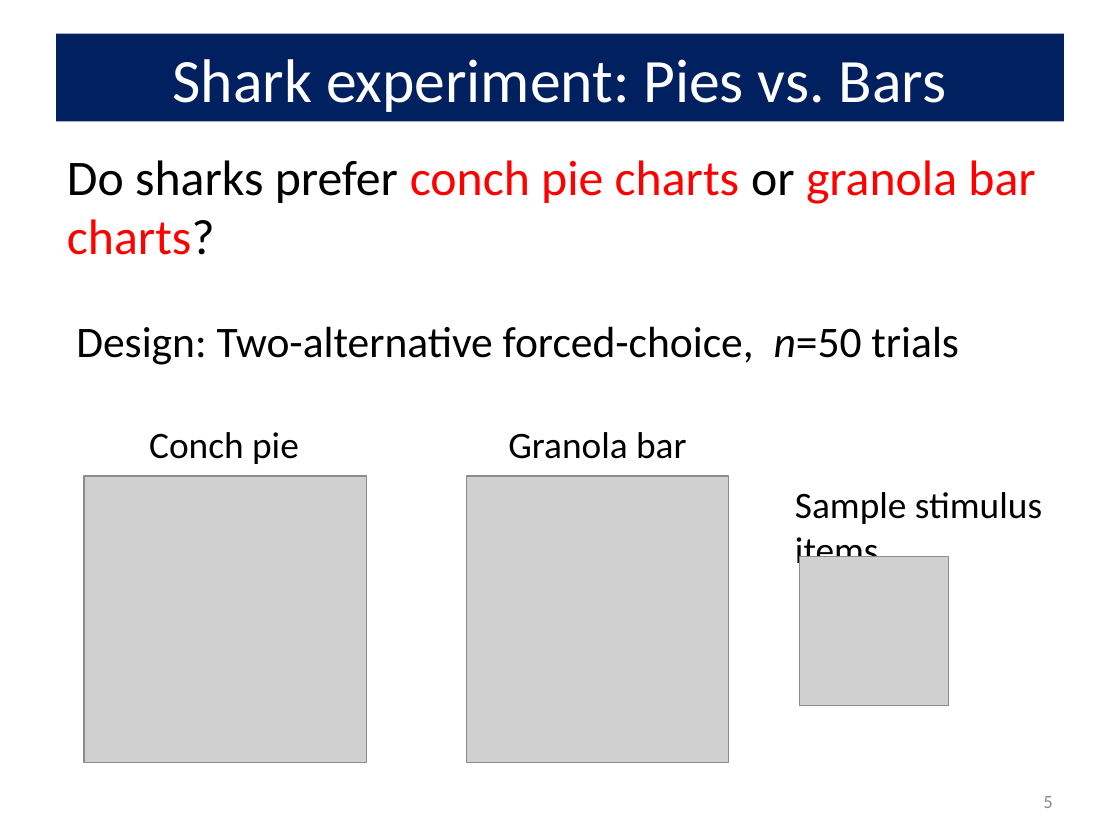
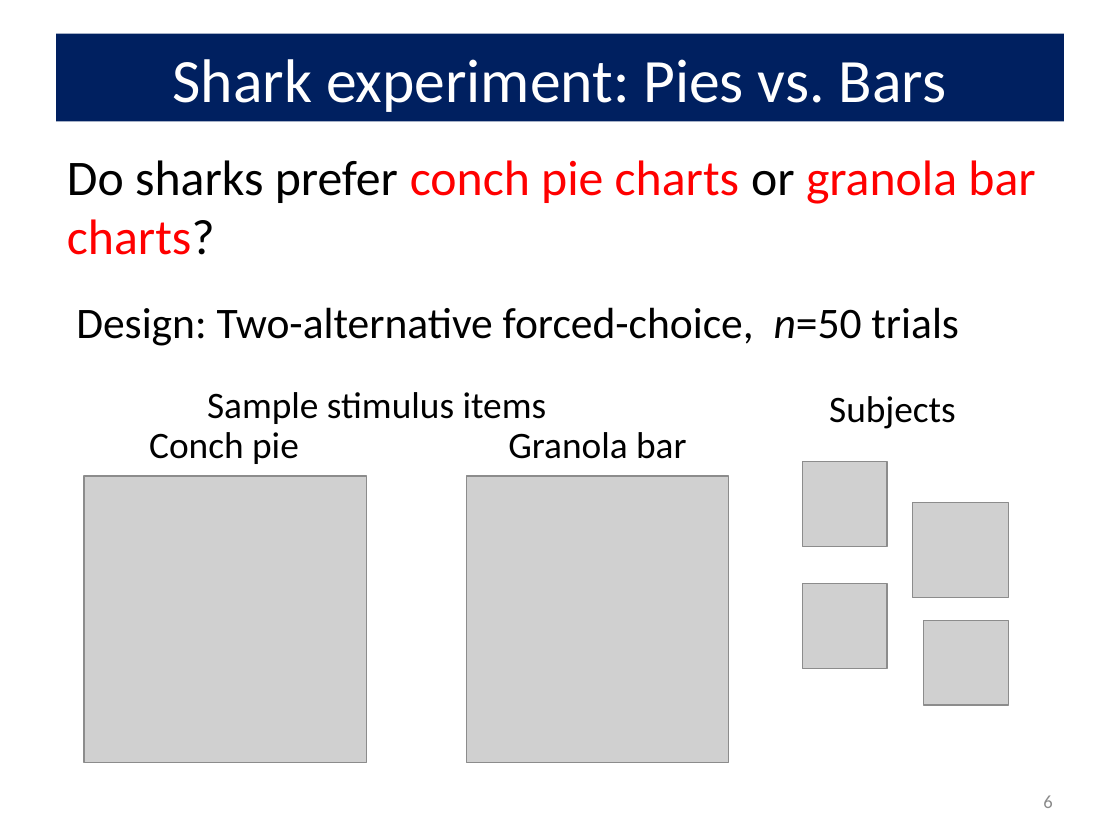
Before and after one commit to friendly/psy6136, a slide deck: slide 6 of lectures/DeepQuestions.pptx (slide 5 before the commit). Drawn at 1120x840 pixels with LibreOffice and Linux fonts; fonts in the diff are those of the drawing; grey boxes stand for pictures. Boxes give left, top, right and bottom in pixels: in the first picture for what was removed or moved away, otherwise in the second. Text is boxed around its words. In the diff, an @@ line names an element or a change of style, - is before the commit and + after.

```diff
--- a/lectures/DeepQuestions.pptx
+++ b/lectures/DeepQuestions.pptx
@@ text "Design: Two-alternative forced-choice, n=50 trials": place and size @@
-text "Design: Two-alternative forced-choice, n=50 trials" at [76,326,959,365]
+text "Design: Two-alternative forced-choice, n=50 trials" at [76,307,959,346]
@@ text "Sample stimulus items" rewrapped from [795,492,1042,573] to [207,392,547,424] @@
@@ text added at [829,396,956,429], 24 pt, text #000000 @@
+Subjects
@@ picture: place and size @@
-picture at [800,556,949,704]
+picture at [802,461,887,547]
@@ picture added at [913,503,1008,598] @@
@@ picture added at [802,584,887,669] @@
@@ picture added at [923,620,1008,706] @@
@@ page number at [1043,795,1052,808]: text changed @@
-5
+6
```
Also in this commit, not shown: 7 other slides changed, 3 slides added, 7 other files.
